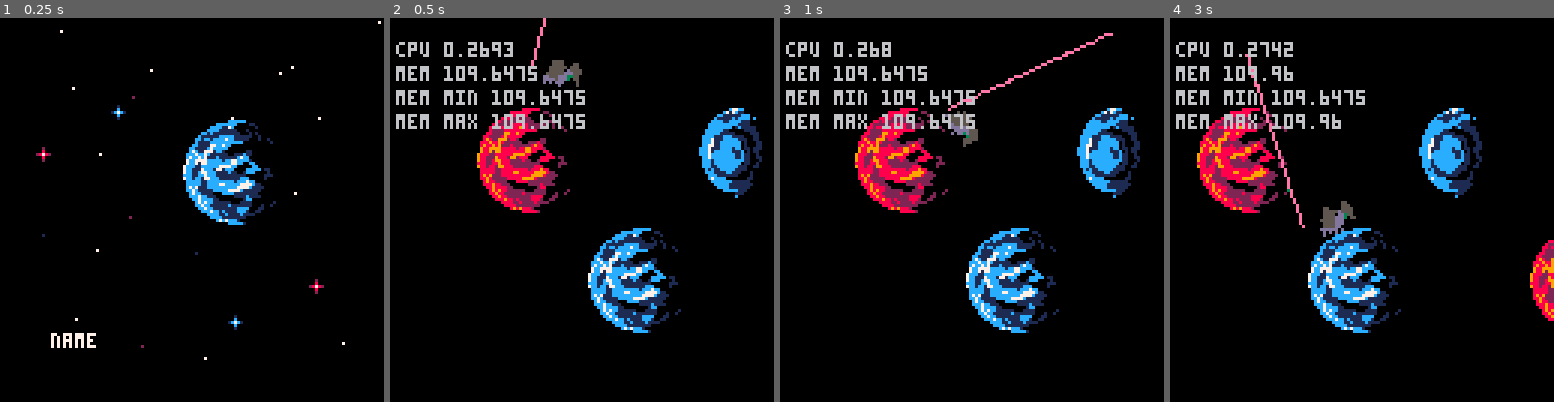
Above: before the commit, frames 1-4 (left to right).
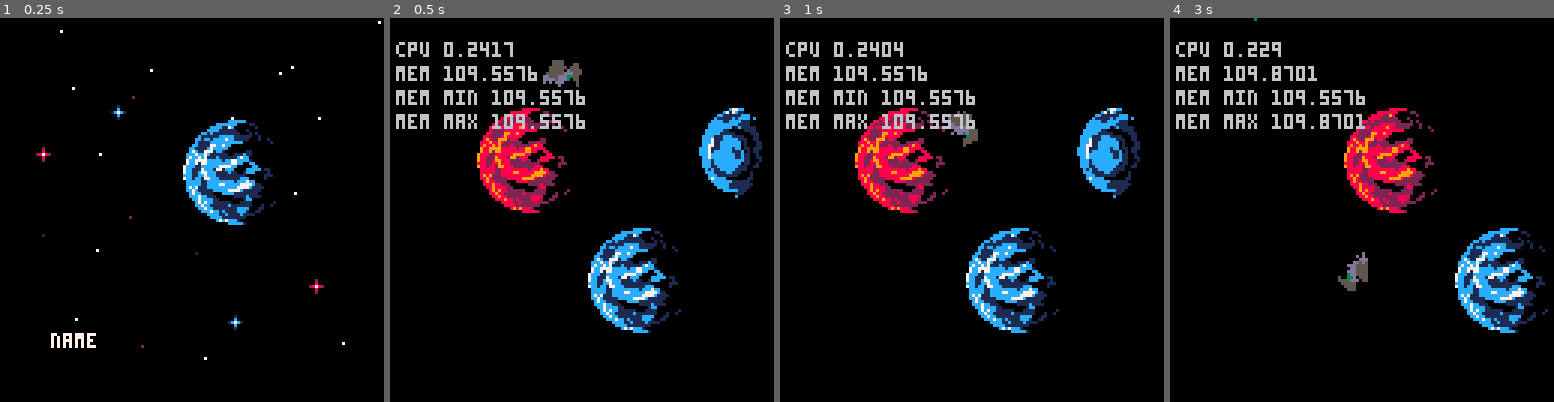
Above: after the commit, the same moments.

Repository: woofers/discord-jam-2
Game: PICO-8 cartridge discord-jam-2.p8
Same seed, same stepped clock (60 frames per second), same inputs: the game is played once before the commit and once after it.
Inputs:
- Up to frame 1 (0.25 s): no input
- Up to frame 2 (0.5 s): tap X (X key) at 0.33 s
- Up to frame 3 (1 s): tap O (Z key) at 0.7 s
- Up to frame 4 (3 s): tap X (X key) at 1.07, 1.85, 2.97 s; hold Right 1.6-2.1 s; tap O (Z key) every 0.4 s from 1.7 to 2.9 s; hold Up 2.15-2.42 s; hold Right from 2.47 s (still down)

Frame 1 is identical in both runs. In frame 2, 0.4% of the frame differs, in the area x 23-51%, y 0-29%; in frame 3, 0.6%; in frame 4, 19%, in the area x 7-100%, y 0-83%.

Commit message:
Use sideways ray

Diff:
--- a/discord-jam-2.p8
+++ b/discord-jam-2.p8
@@ -457,7 +457,7 @@
    self.y = y
    self.r = 0
    self.ray_deadzone = 10
-   self.ray_distance = 70
+   self.ray_distance = 80
    self.planets = planets
    self.planet_colors = {1, 2, 7, 8, 9, 12}
    self:reset()
@@ -564,9 +564,6 @@
       local direction = -1
       if (0 <= self.r and self.r <= 180) then
          direction = 1
-      else
-         self:die()
-         return
       end
       self.planet = self.planets:hit_planet(hit_x, hit_y, direction)
    end
@@ -592,7 +589,6 @@
 
 function player:render(dt)
    draw_player(self.x, self.y, self.r)
-   draw_ray = true
    if draw_ray then
       for i=self.ray_deadzone, self.ray_distance do
          local x, y = self:ray_location(i)
@@ -617,7 +613,7 @@
 end
 
 function player:ray_location(r)
-   return rotate(self.x + r, self.y, self.x + 5, self.y + 10, (-self.r + 90) / 360)
+   return rotate(self.x + r, self.y, self.x + 5, self.y + 10, (-self.r) / 360)
 end
 
 function draw_planet(x, y, size, alt)
@@ -671,20 +667,20 @@
 end
 
 function endscreen(dt)
-	local endzoom_sequence = {128, 64, 32, 12, 4, 1}
-	local endzoom_x = {0, 31, 48, 59, 62, 64}
-	local endzoom_y = {0, 31, 48, 59, 62, 64}
-	endzoom_frame += 1
-	if endzoom_frame > endzoom_speed * dt then
-		endzoom_index += 1
-		endzoom_frame = 0
-	end
-	if endzoom_index > #endzoom_sequence then
-		endzoom_index = 6
-	end
-	endzoom = endzoom_sequence[endzoom_index]
-	endzoomx = endzoom_x[endzoom_index]
-	endzoomy = endzoom_y[endzoom_index]
+    local endzoom_sequence = {128, 64, 32, 12, 4, 1}
+    local endzoom_x = {0, 31, 48, 59, 62, 64}
+    local endzoom_y = {0, 31, 48, 59, 62, 64}
+    endzoom_frame += 1
+    if endzoom_frame > endzoom_speed * dt then
+        endzoom_index += 1
+        endzoom_frame = 0
+    end
+    if endzoom_index > #endzoom_sequence then
+        endzoom_index = 6
+    end
+    endzoom = endzoom_sequence[endzoom_index]
+    endzoomx = endzoom_x[endzoom_index]
+    endzoomy = endzoom_y[endzoom_index]
 end
 
 
@@ -769,8 +765,8 @@
 make_object(gameover, gameobject)
 
 function gameover:init(states)
-	self.game_states = states
-	blink_color = 0
+    self.game_states = states
+    blink_color = 0
     blink_index = 1
     blink_speed = 13 * 60
     blink_frame = 0
@@ -786,20 +782,20 @@
 end
 
 function gameover:update(dt)
-	camera(0,0)
-	if (btn(x_key)) then
-		self.game_states:push(play(self.game_states))
-	end
+    camera(0,0)
+    if (btn(x_key)) then
+        self.game_states:push(play(self.game_states))
+    end
 end
 
 function gameover:render(dt)
-	bg(0)
-	endscreen(dt)
-	sspr(0, 32, 12, 9, endzoomx, endzoomy, endzoom, endzoom)
-	if endzoom_index > 3 then
-		blinking_text(dt)
-		print("press space to try again", 18, 95, blink_color)
-	end
+    bg(0)
+    endscreen(dt)
+    sspr(0, 32, 12, 9, endzoomx, endzoomy, endzoom, endzoom)
+    if endzoom_index > 3 then
+        blinking_text(dt)
+        print("press space to try again", 18, 95, blink_color)
+    end
 end
 
 
@@ -832,7 +828,7 @@
 function menu:update(dt)
    camera(0, 0)
    if (btn(x_key) and not self.exit) then
-   	  self.game_states:push(gameover(self.game_states))
+      self.game_states:push(gameover(self.game_states))
       self.game_states:push(play(self.game_states))
    end
 end
